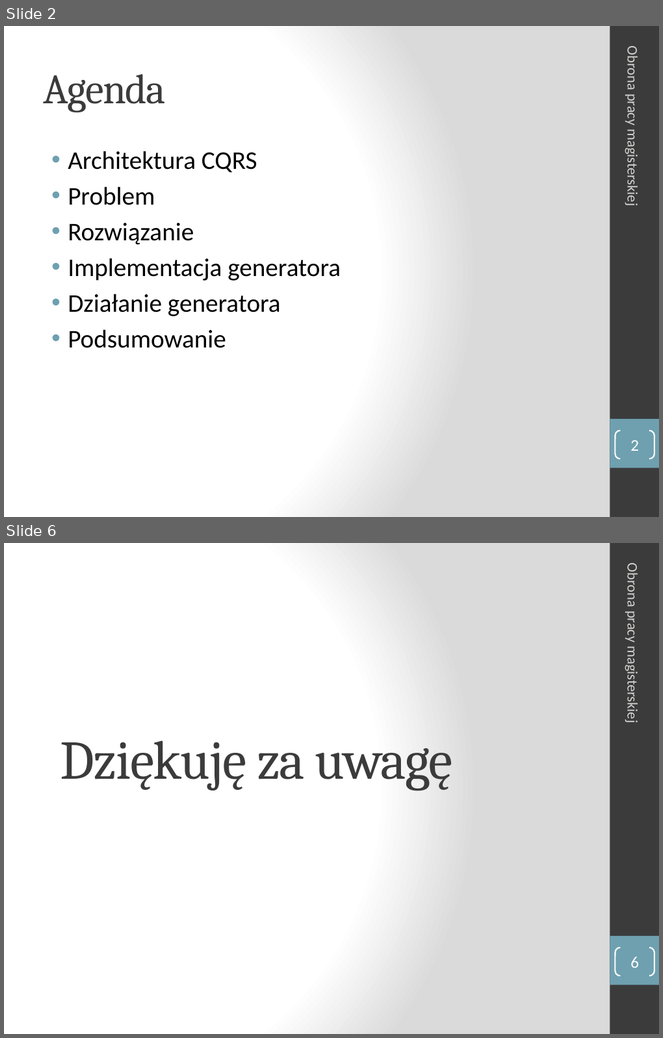
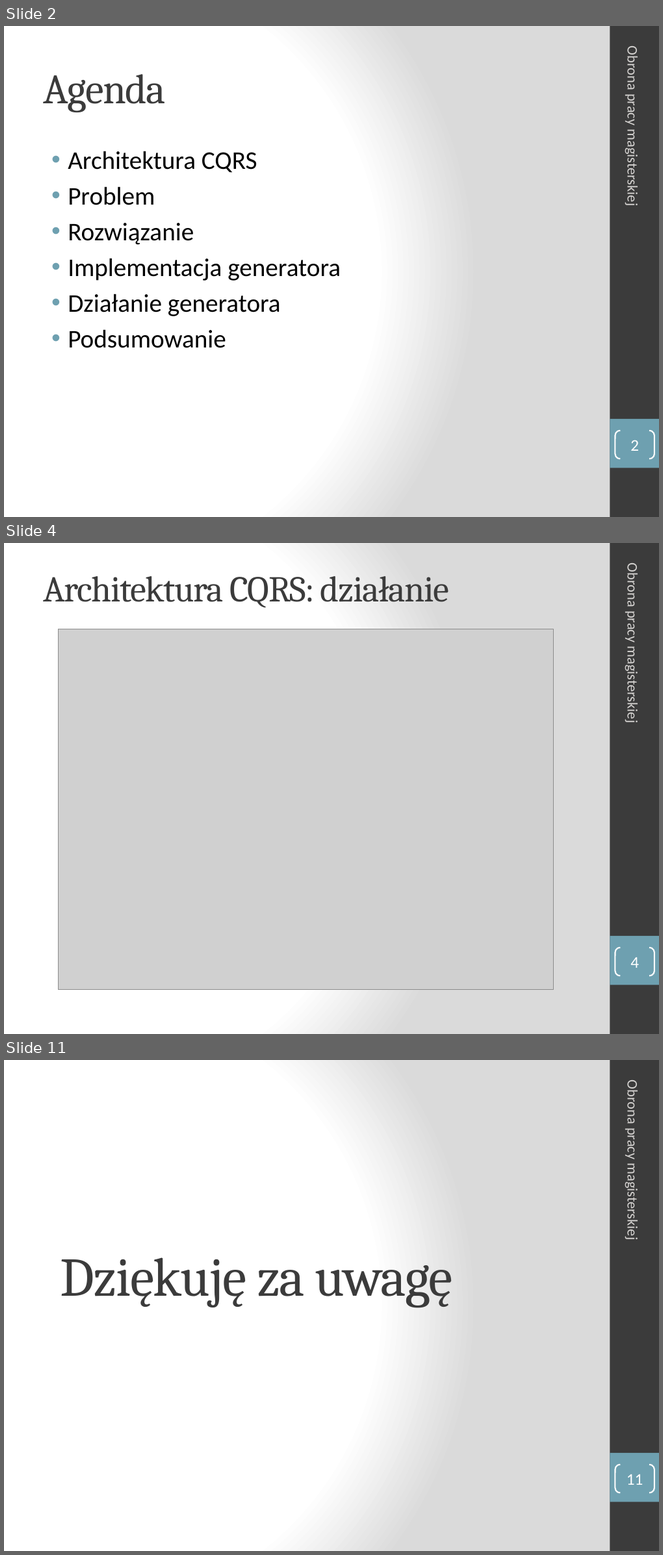
Before and after one commit to manisero/MasterThesis, a slide deck: thesis/presentation/presentation.pptx. Shown one above the other, each under a label of ours: slides 2 and 6 before the commit, slides 2, 4 and 11 after it; the slides between them are not shown. The pictures are 663x1038 and 663x1555 pixels, drawn with LibreOffice and Linux fonts; fonts in the diff are those of the drawing; grey boxes stand for pictures. Boxes give left, top, right and bottom in pixels: in the first picture for what was removed or moved away, otherwise in the second. Text is boxed around its words. In the diff, an @@ line names an element or a change of style, - is before the commit and + after.

```diff
--- a/thesis/presentation/presentation.pptx
+++ b/thesis/presentation/presentation.pptx
@@ slide 4 added at <box>4,543,659,1034</box>, background gradient #FFFFFF to #DADADA; not listed: 2 template elements that a slide beside it also shows @@
@@ title added at <box>43,576,450,608</box>, 40 pt, text #3B3B3B @@
+Architektura CQRS: działanie
@@ text added at <box>624,567,642,721</box>, 16 pt, text #D4D2D0 @@
+Obrona pracy magisterskiej
@@ picture added at <box>59,629,554,990</box> @@
@@ page number added at <box>615,948,655,976</box>, outline #FFFFFF 1.5 pt, 18 pt, text #FFFFFF @@
+4
@@ what was slide 6 is now slide 11 @@
@@ page number at <box>627,1475,644,1485</box>: text changed @@
-6
+11
```
Also in this commit, not shown: 3 slides changed, 4 other slides added.
